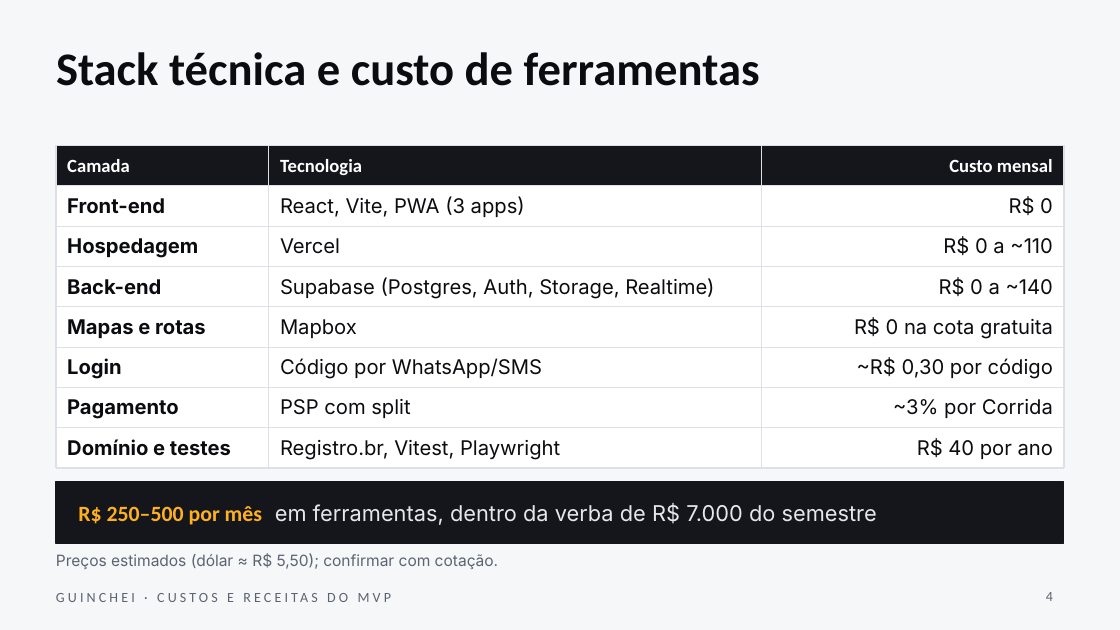
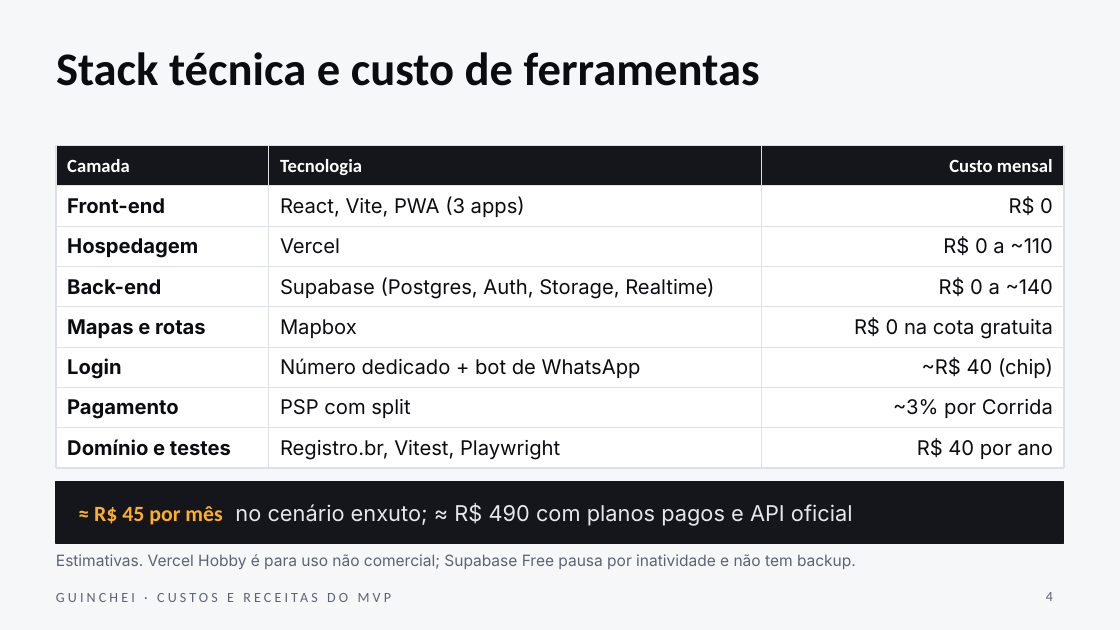
Before and after one commit to adrianlnrc/guinchei, a slide deck: slide 4 of docs/negocio/Guinchei-Custos-e-Receitas-MVP.pptx. Drawn at 1120x630 pixels with LibreOffice and Linux fonts; fonts in the diff are those of the drawing. Boxes give left, top, right and bottom in pixels: in the first picture for what was removed or moved away, otherwise in the second. Text is boxed around its words. In the diff, an @@ line names an element or a change of style, - is before the commit and + after.

```diff
--- a/docs/negocio/Guinchei-Custos-e-Receitas-MVP.pptx
+++ b/docs/negocio/Guinchei-Custos-e-Receitas-MVP.pptx
@@ table at (56, 146, 1064, 464) @@
-row 6, column 2: Código por WhatsApp/SMS
+row 6, column 2: Número dedicado + bot de WhatsApp
-row 6, column 3: ~R$ 0,30 por código
+row 6, column 3: ~R$ 40 (chip)
@@ text at (94, 503, 853, 526): text changed @@
-R$ 250–500 por mês em ferramentas, dentro da verba de R$ 7.000 do semestre
+≈ R$ 45 por mês no cenário enxuto; ≈ R$ 490 com planos pagos e API oficial
@@ text at (56, 554, 856, 569): text changed @@
-Preços estimados (dólar ≈ R$ 5,50); confirmar com cotação.
+Estimativas. Vercel Hobby é para uso não comercial; Supabase Free pausa por inatividade e não tem backup.
```
Also in this commit, not shown: 2 other files.
